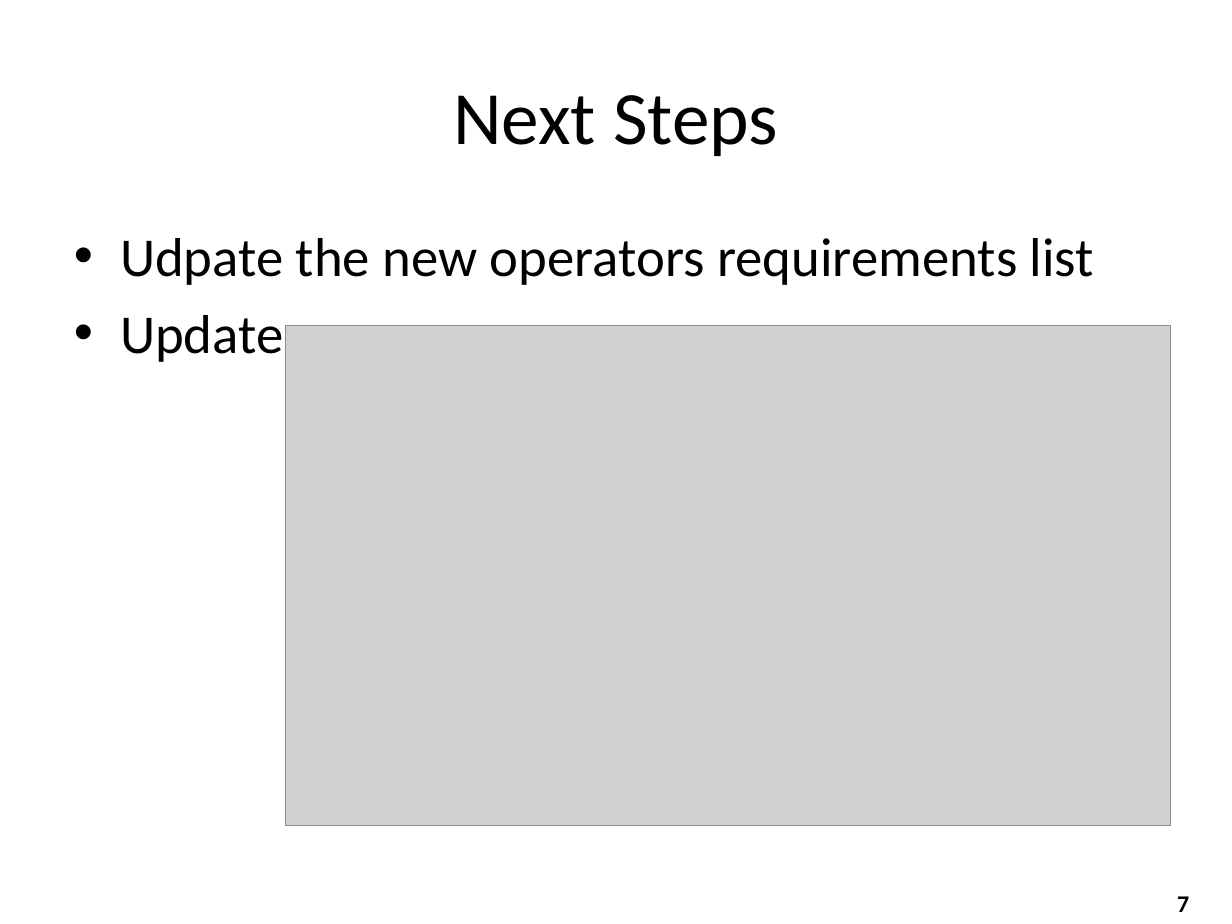
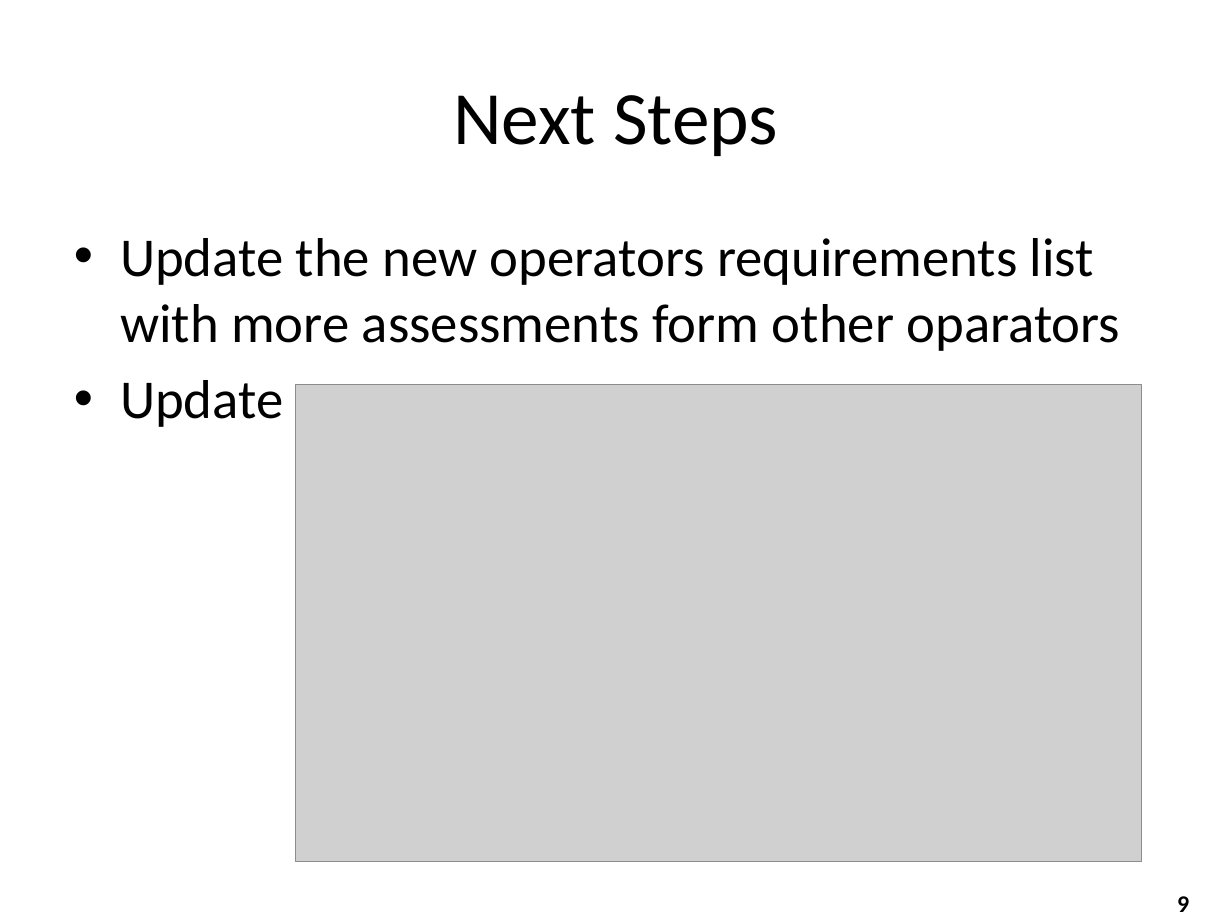
Before and after one commit to boucadair/rfc3535-20years-later, a slide deck: slide 9 of Prez/IETF123/draft-nmop-rfc3535-20years-later.pptx (slide 7 before the commit). Drawn at 1232x924 pixels with LibreOffice and Linux fonts; fonts in the diff are those of the drawing; grey boxes stand for pictures. Boxes give left, top, right and bottom in pixels: in the first picture for what was removed or moved away, otherwise in the second. Text is boxed around its words. In the diff, an @@ line names an element or a change of style, - is before the commit and + after.

```diff
--- a/Prez/IETF123/draft-nmop-rfc3535-20years-later.pptx
+++ b/Prez/IETF123/draft-nmop-rfc3535-20years-later.pptx
@@ text at [120,238,1121,351]: text changed @@
-• Udpate the new operators requirements list
+• Update the new operators requirements list with more assessments form other oparators
@@ picture: place and size @@
-picture at [286,325,1170,825]
+picture at [296,384,1141,861]
@@ page number at [1177,896,1189,912]: text changed @@
-7
+9
```
Also in this commit, not shown: 1 other slide changed, 2 slides added, 1 other file.
